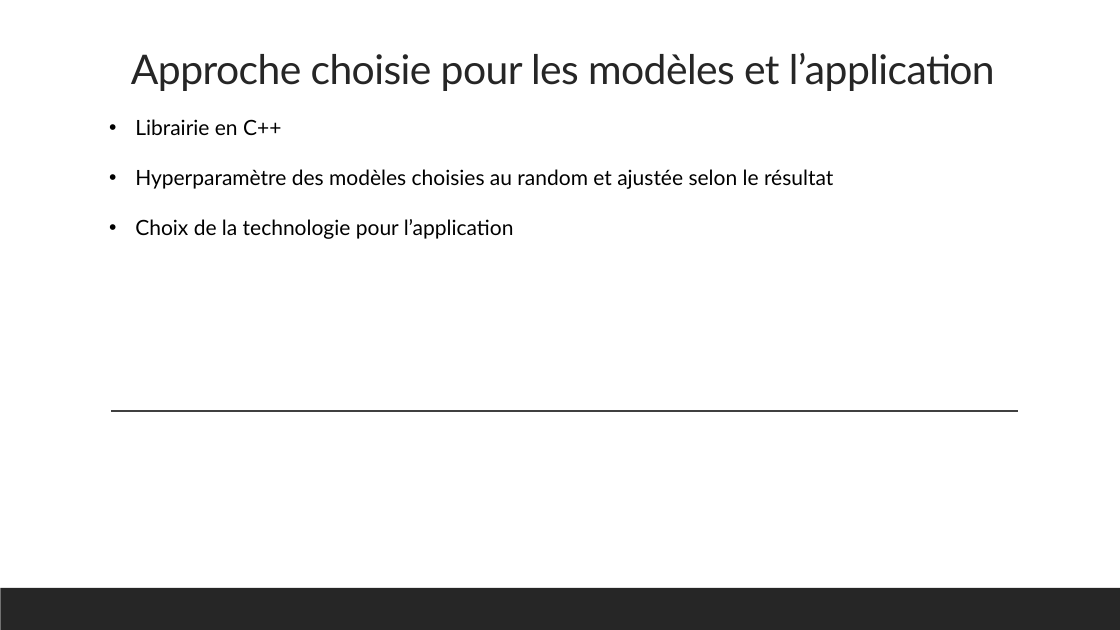
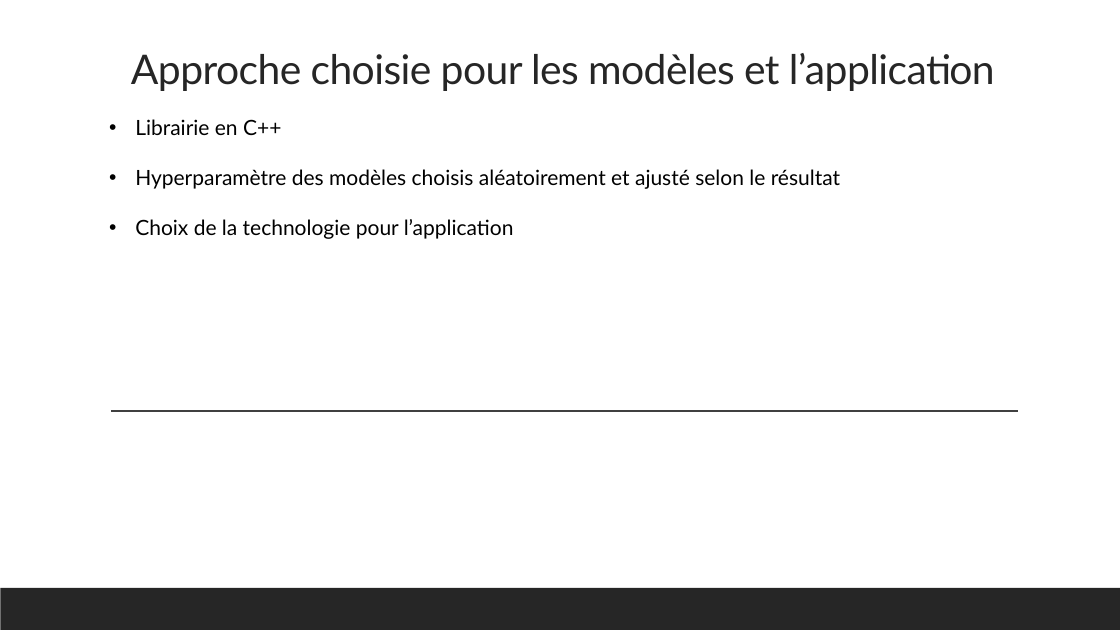
Before and after one commit to LemurdurerC/Projet_annuel, a slide deck: slide 10 of Docs/Slides/PA_Presentation.pptx. Drawn at 1120x630 pixels with LibreOffice and Linux fonts; fonts in the diff are those of the drawing. Boxes give left, top, right and bottom in pixels: in the first picture for what was removed or moved away, otherwise in the second. Text is boxed around its words. In the diff, an @@ line names an element or a change of style, - is before the commit and + after.

```diff
--- a/Docs/Slides/PA_Presentation.pptx
+++ b/Docs/Slides/PA_Presentation.pptx
@@ text at box(135, 169, 840, 189): text changed @@
-• Hyperparamètre des modèles choisies au random et ajustée selon le résultat
+• Hyperparamètre des modèles choisis aléatoirement et ajusté selon le résultat
```
Also in this commit, not shown: 7 other slides changed.
